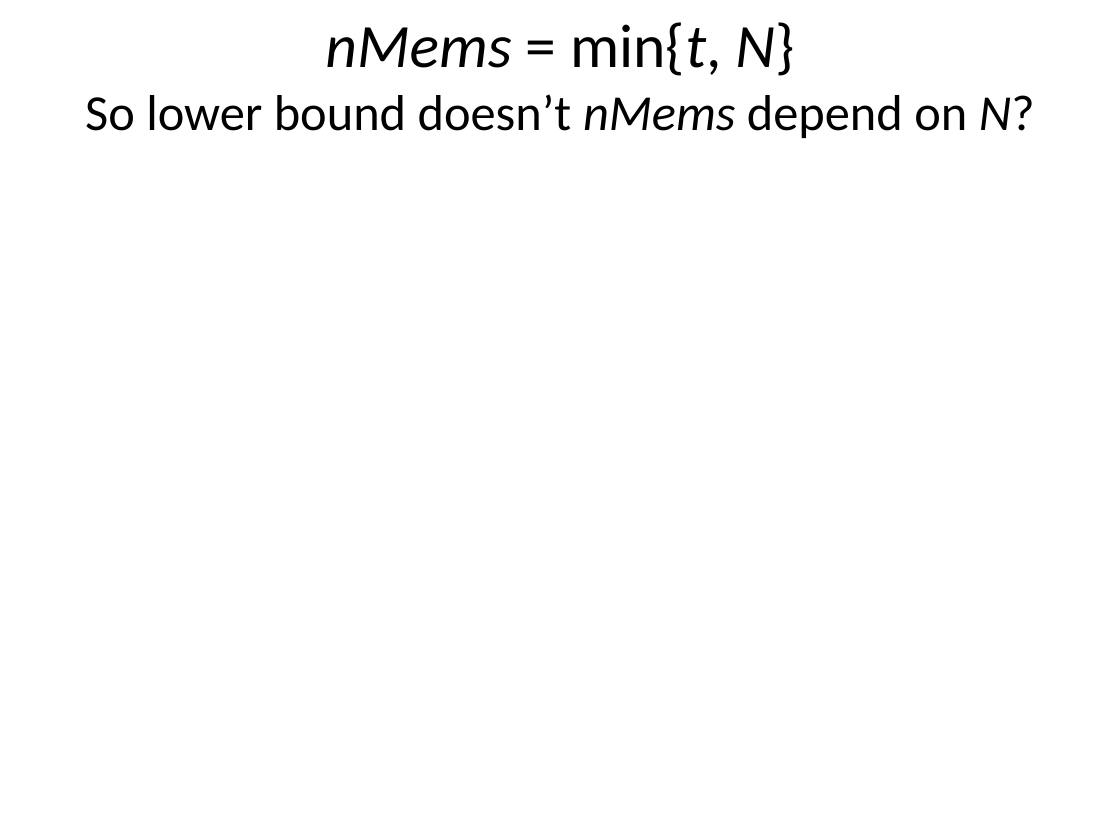
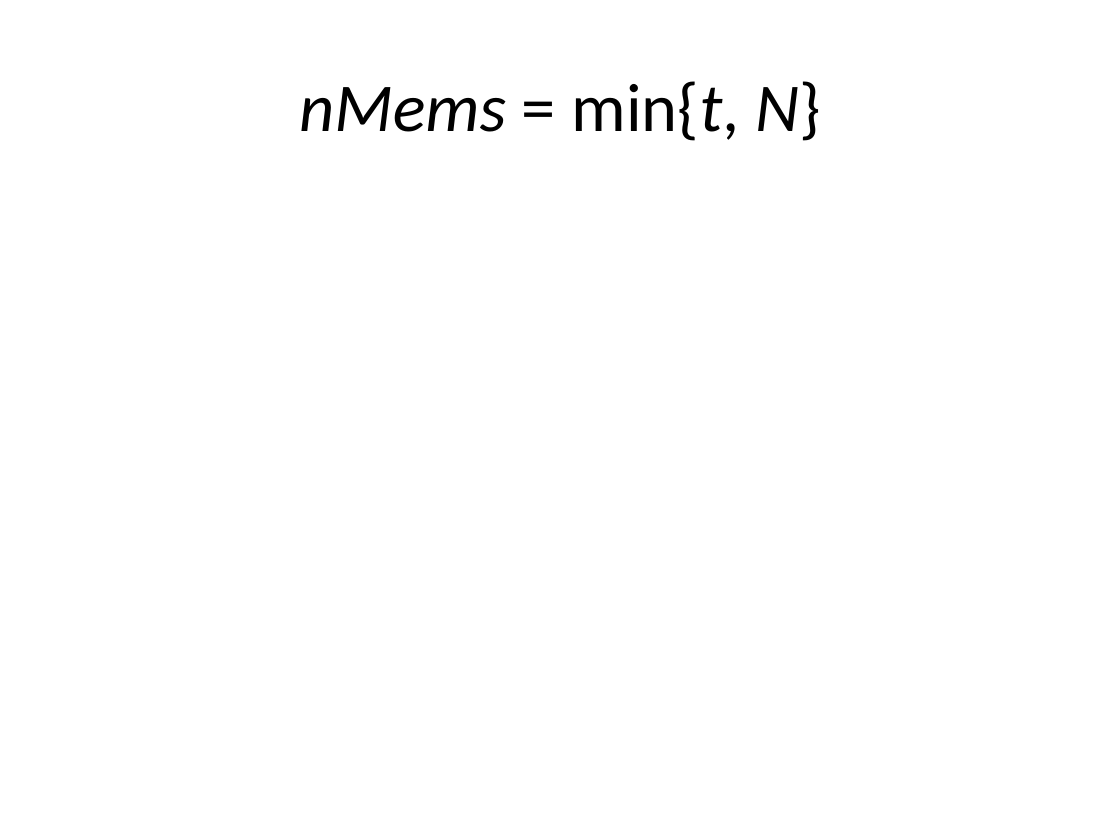
Before and after one commit to jamestklo/MatrixFactorizationMatlab, a slide deck: slide 14 of cs534L-SAGmf.pptx. Drawn at 1120x840 pixels with LibreOffice and Linux fonts; fonts in the diff are those of the drawing; grey boxes stand for pictures. Boxes give left, top, right and bottom in pixels: in the first picture for what was removed or moved away, otherwise in the second. Text is boxed around its words. In the diff, an @@ line names an element or a change of style, - is before the commit and + after.

```diff
--- a/cs534L-SAGmf.pptx
+++ b/cs534L-SAGmf.pptx
@@ title at [299, 81, 821, 141]: text changed; size 32.4 to 44 pt; italic on @@
-nMems = min{t, N}
-So lower bound doesn’t nMems depend on N?
+nMems = min{t, N}
```
Also in this commit, not shown: 10 other slides changed, 1 slide removed.
